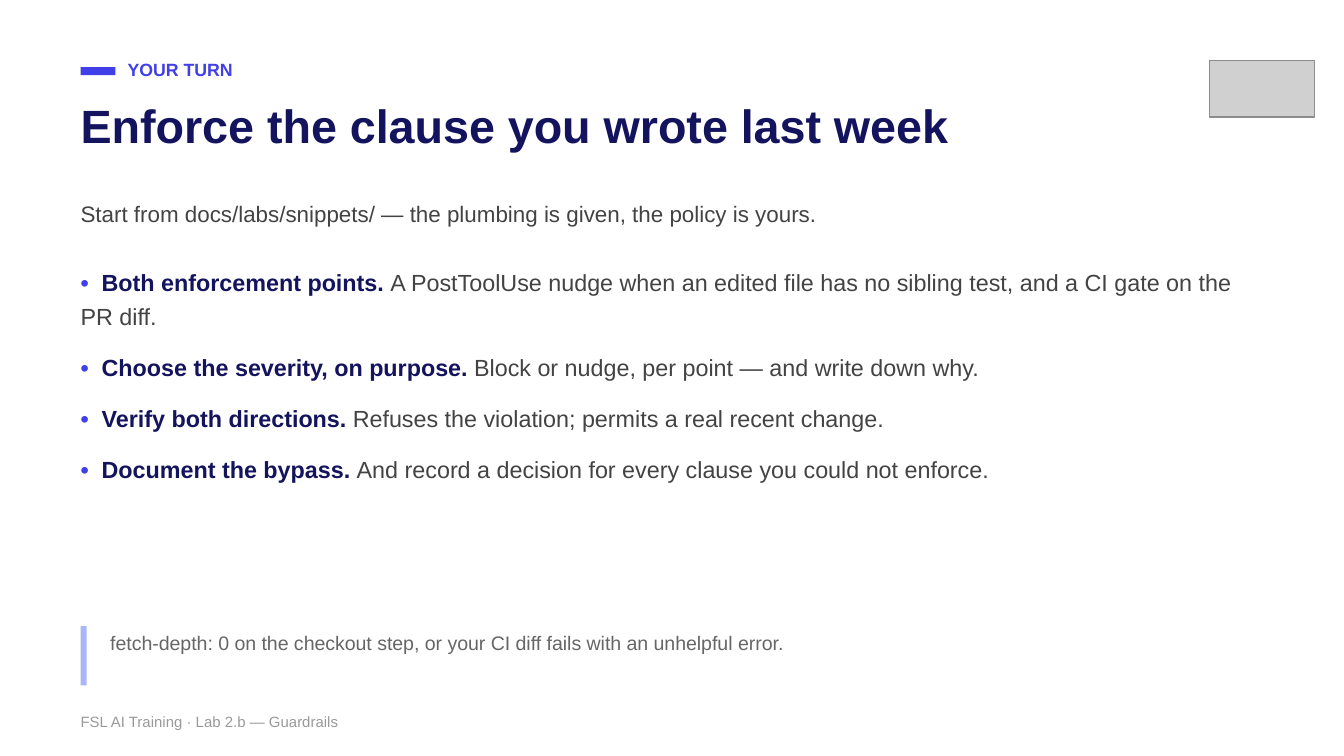
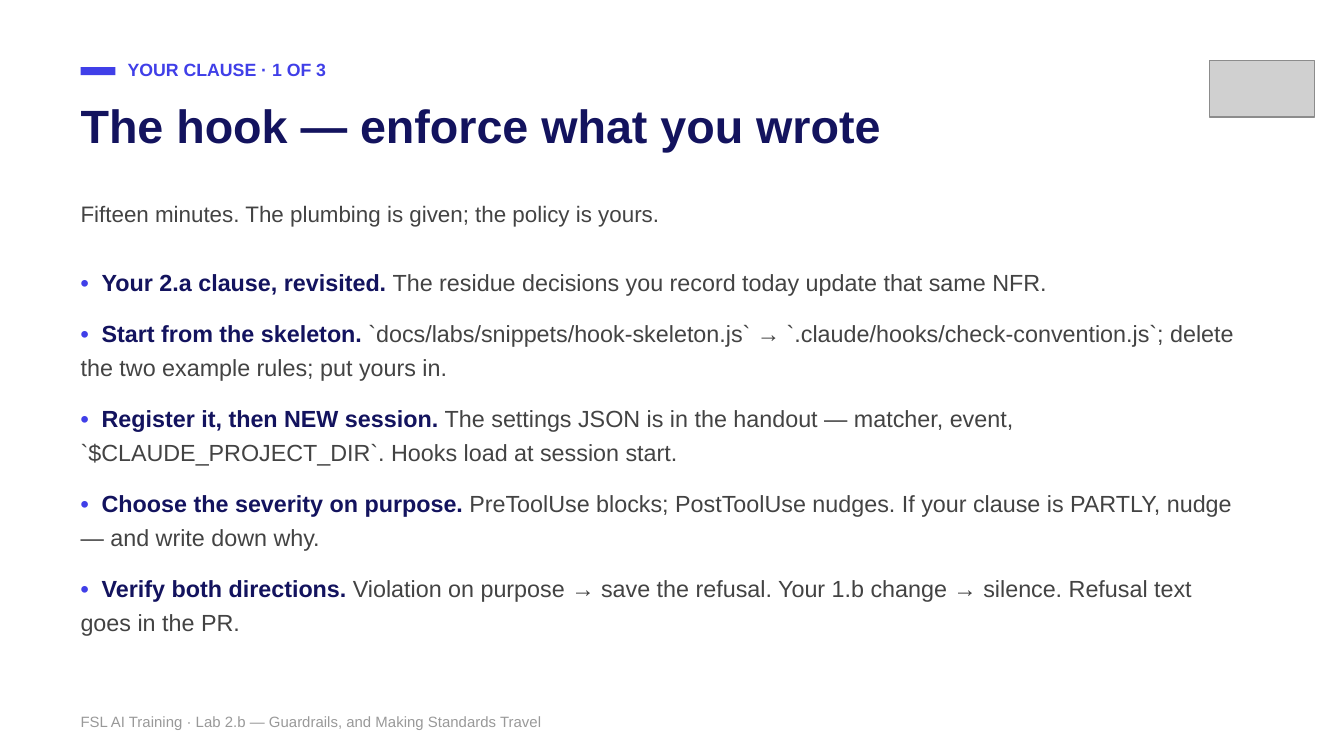
Before and after one commit to mike-tajmajer-fullstacklabs/fsl-taskboard-lab, a slide deck: slide 19 of docs/instructor/lab-2b-guardrails.pptx (slide 20 before the commit). Drawn at 1344x756 pixels with LibreOffice and Linux fonts; fonts in the diff are those of the drawing; grey boxes stand for pictures. Boxes give left, top, right and bottom in pixels: in the first picture for what was removed or moved away, otherwise in the second. Text is boxed around its words. In the diff, an @@ line names an element or a change of style, - is before the commit and + after.

```diff
--- a/docs/instructor/lab-2b-guardrails.pptx
+++ b/docs/instructor/lab-2b-guardrails.pptx
@@ text at (128, 63, 326, 76): text changed @@
-YOUR TURN
+YOUR CLAUSE · 1 OF 3
@@ text at (81, 109, 880, 152): text changed @@
-Enforce the clause you wrote last week
+The hook — enforce what you wrote
@@ text at (81, 205, 659, 227): text changed @@
-Start from docs/labs/snippets/ — the plumbing is given, the policy is yours.
+Fifteen minutes. The plumbing is given; the policy is yours.
@@ text at (81, 274, 1233, 636): text changed @@
-• Both enforcement points. A PostToolUse nudge when an edited file has no sibling test, and a CI gate on the PR diff.
-• Choose the severity, on purpose. Block or nudge, per point — and write down why.
-• Verify both directions. Refuses the violation; permits a real recent change.
-• Document the bypass. And record a decision for every clause you could not enforce.
+• Your 2.a clause, revisited. The residue decisions you record today update that same NFR.
+• Start from the skeleton. `docs/labs/snippets/hook-skeleton.js` → `.claude/hooks/check-convention.js`; delete the two example rules; put yours in.
+• Register it, then NEW session. The settings JSON is in the handout — matcher, event, `$CLAUDE_PROJECT_DIR`. Hooks load at session start.
+• Choose the severity on purpose. PreToolUse blocks; PostToolUse nudges. If your clause is PARTLY, nudge — and write down why.
+• Verify both directions. Violation on purpose → save the refusal. Your 1.b change → silence. Refusal text goes in the PR.
@@ rectangle removed at (81, 626, 86, 685) @@
@@ text removed at (110, 636, 783, 654) @@
-fetch-depth: 0 on the checkout step, or your CI diff fails with an unhelpful error.
@@ text at (81, 716, 541, 730): text changed @@
-FSL AI Training · Lab 2.b — Guardrails
+FSL AI Training · Lab 2.b — Guardrails, and Making Standards Travel
```
Also in this commit, not shown: 21 other slides changed, 3 slides added, 1 slide removed, 10 other files.
